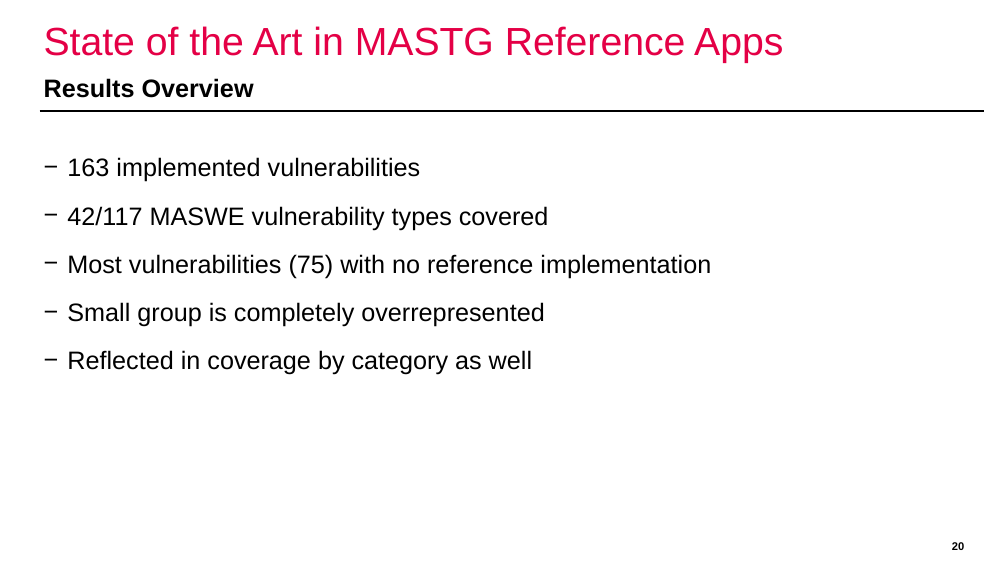
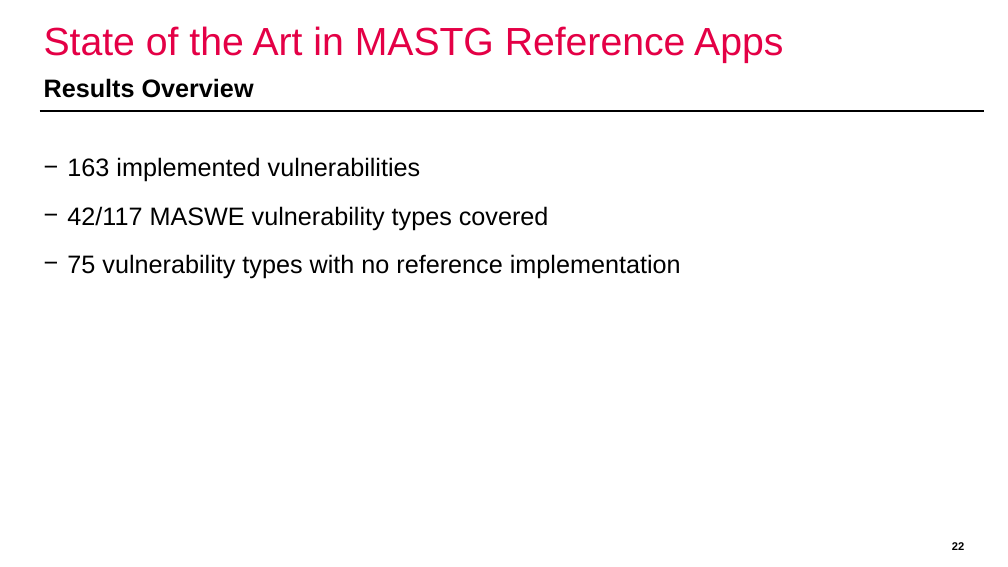
Before and after one commit to domi-cmd/Reference_Application_for_OWASP_MASTG, a slide deck: slide 22 of dev_documents/presentation/ba_thesis_presentation_kronig.pptx (slide 20 before the commit). Drawn at 1008x567 pixels with LibreOffice and Linux fonts; fonts in the diff are those of the drawing; background and template pictures are left out. Boxes give left, top, right and bottom in pixels: in the first picture for what was removed or moved away, otherwise in the second. Text is boxed around its words. In the diff, an @@ line names an element or a change of style, - is before the commit and + after.

```diff
--- a/dev_documents/presentation/ba_thesis_presentation_kronig.pptx
+++ b/dev_documents/presentation/ba_thesis_presentation_kronig.pptx
@@ text at box(67, 254, 681, 278): text changed @@
-− Most vulnerabilities (75) with no reference implementation
-− Small group is completely overrepresented
-− Reflected in coverage by category as well
+− 75 vulnerability types with no reference implementation
@@ page number at box(952, 541, 964, 552): text changed @@
-20
+22
```
Also in this commit, not shown: 4 other slides changed, 12 slides added, 1 slide removed, 9 other files.
